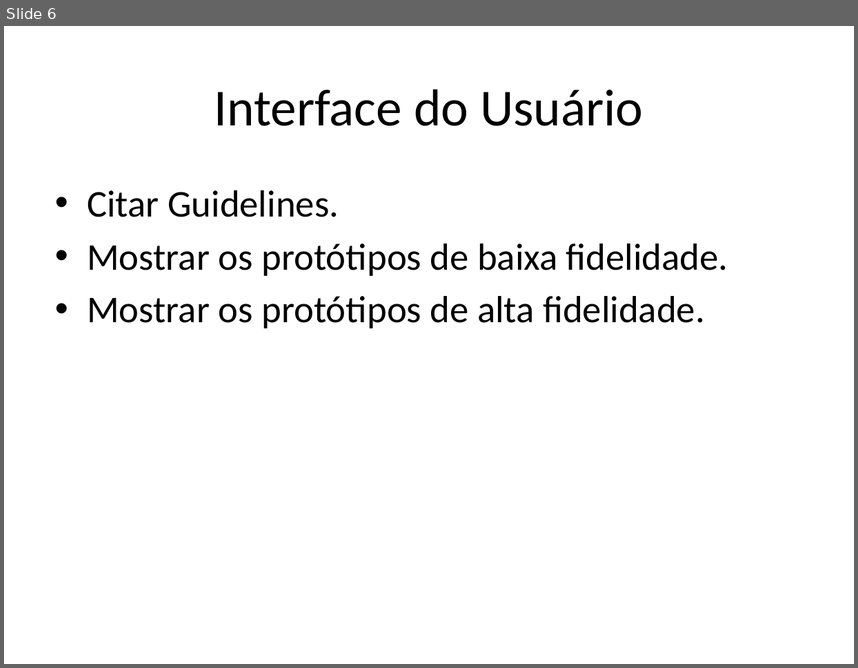
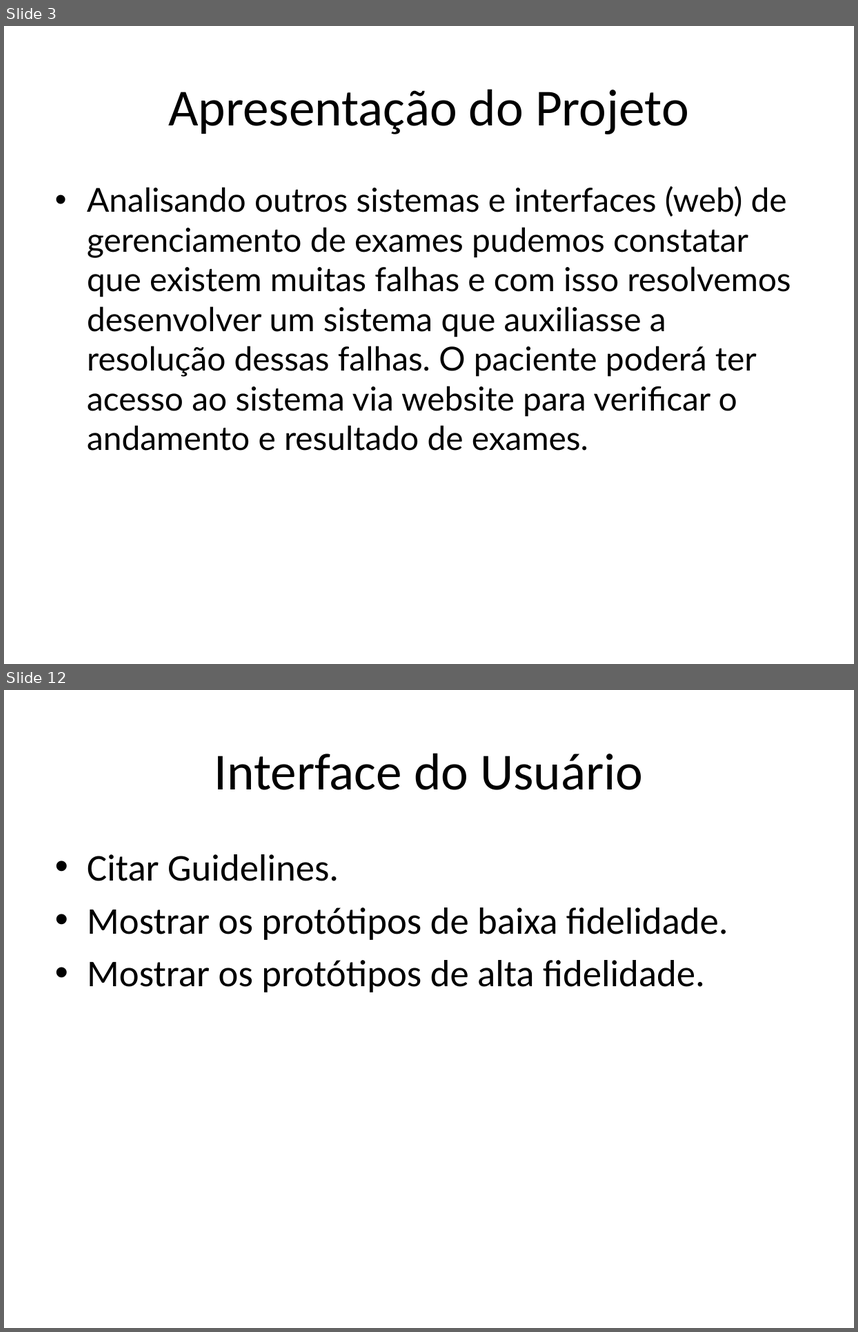
Before and after one commit to kokmz/TCCHUE, a slide deck: documentacao/G4_Apresentacao2sem2014_Final.pptx. Shown one above the other, each under a label of ours: slide 6 before the commit, slides 3 and 12 after it; the slides between them are not shown. The pictures are 858x668 and 858x1332 pixels, drawn with LibreOffice and Linux fonts; fonts in the diff are those of the drawing; background and template pictures are left out. Boxes give left, top, right and bottom in pixels: in the first picture for what was removed or moved away, otherwise in the second. Text is boxed around its words. In the diff, an @@ line names an element or a change of style, - is before the commit and + after.

```diff
--- a/documentacao/G4_Apresentacao2sem2014_Final.pptx
+++ b/documentacao/G4_Apresentacao2sem2014_Final.pptx
@@ slide 3 added at box(4, 26, 854, 664), background picture (left out) @@
@@ title added at box(168, 89, 689, 134), 44 pt, text #000000 @@
+Apresentação do Projeto
@@ text added at box(87, 186, 791, 450), 28 pt, text #000000 @@
+    • Analisando outros sistemas e interfaces (web) de gerenciamento de exames pudemos constatar que existem muitas falhas e com isso resolvemos desenvolver um sistema que auxiliasse a resolução dessas falhas. O paciente poderá ter acesso ao sistema via website para verificar o andamento e resultado de exames.
@@ what was slide 6 is now slide 12 @@
```
Also in this commit, not shown: 3 slides changed, 12 other slides added, 5 slides removed.
